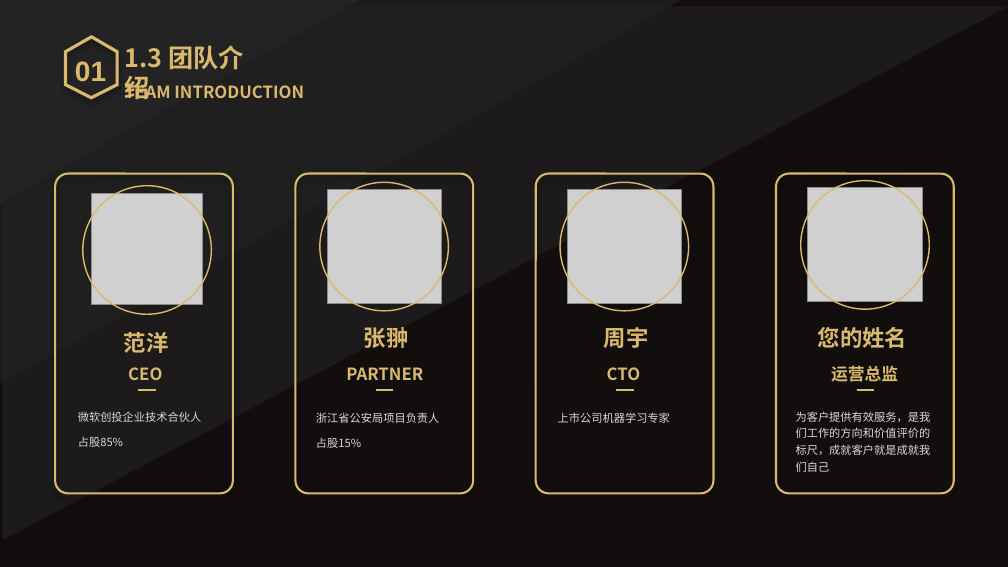
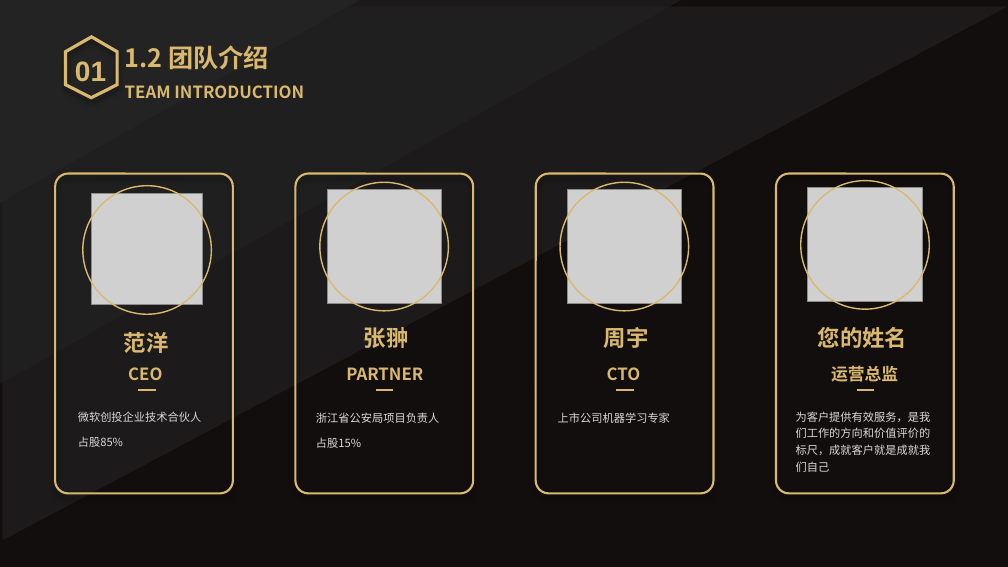
Before and after one commit to Reed942/Ai-Music, a slide deck: slide 4 of Documents/产品文档/产品需求文档/人工智能编曲.pptx. Drawn at 1008x567 pixels with LibreOffice and Linux fonts; fonts in the diff are those of the drawing; grey boxes stand for pictures. Boxes give left, top, right and bottom in pixels: in the first picture for what was removed or moved away, otherwise in the second. Text is boxed around its words. In the diff, an @@ line names an element or a change of style, - is before the commit and + after.

```diff
--- a/Documents/产品文档/产品需求文档/人工智能编曲.pptx
+++ b/Documents/产品文档/产品需求文档/人工智能编曲.pptx
@@ text at bbox=[125, 45, 269, 70]: text changed @@
-1.3 团队介绍
+1.2 团队介绍
```
Also in this commit, not shown: 2 other slides changed.
